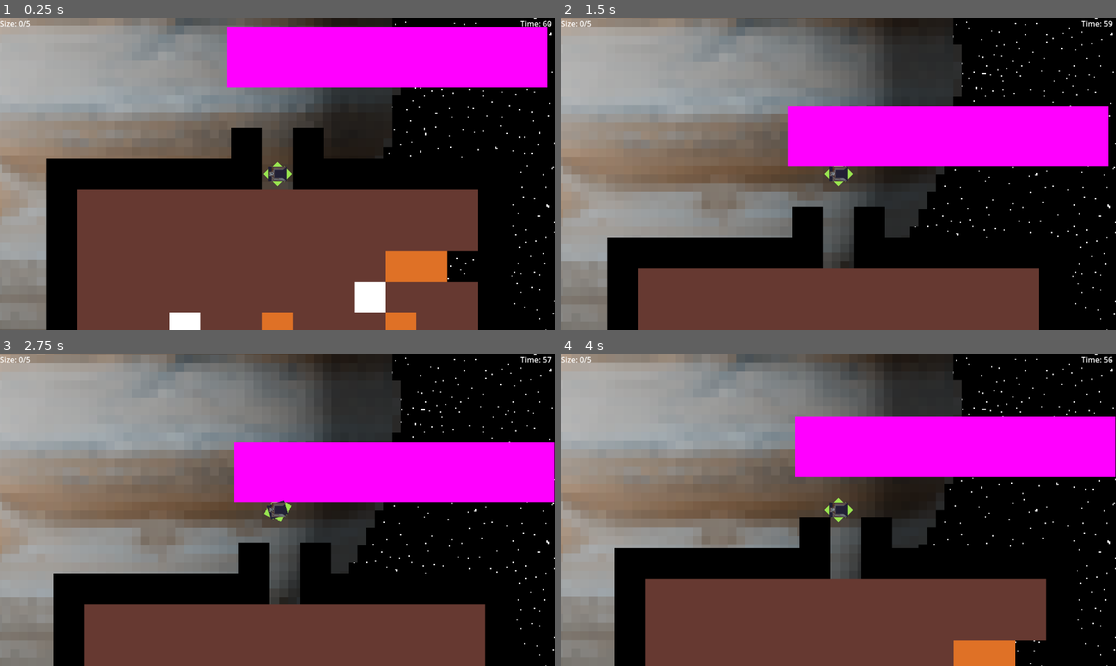
Above: before the commit, frames 1-4 (two rows, left to right).
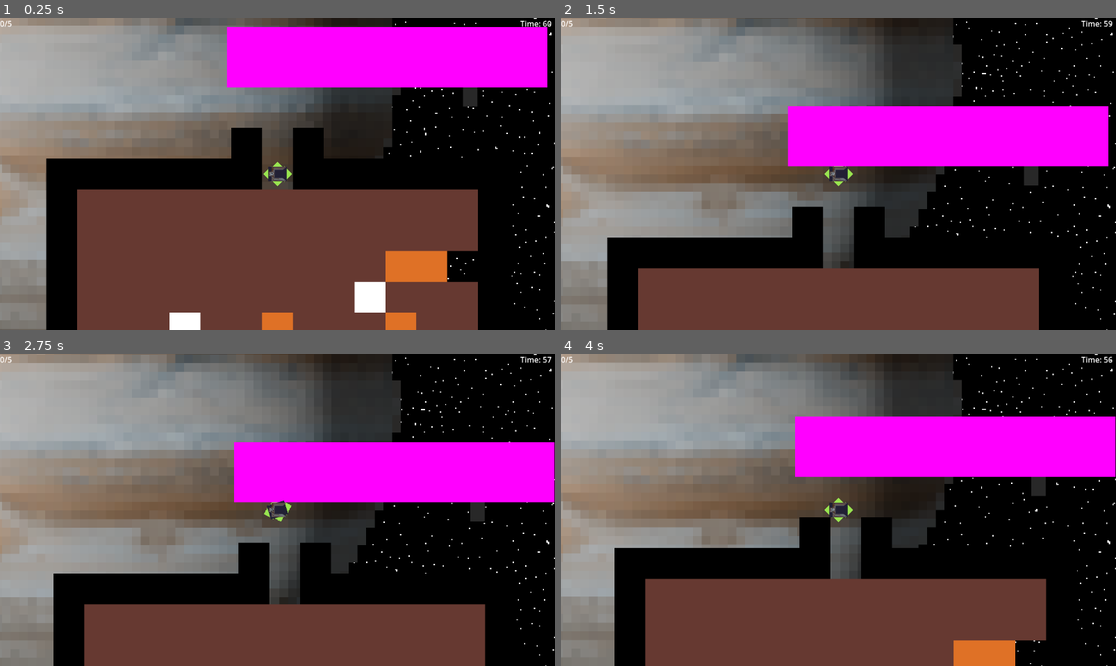
Above: after the commit, the same moments.

Repository: MissionToPsyche-Iridium/iridium_21q_web_game-csu
Game: Godot game, scene res://Scenes/pre.tscn
Same seed, same stepped clock (60 frames per second), same inputs: the game is played once before the commit and once after it.
Inputs:
- Up to frame 1 (0.25 s): no input
- Up to frame 2 (1.5 s): hold W (up) from 0.53 s (still down)
- Up to frame 3 (2.75 s): tap Enter at 2 s; release W (up) at 2.03 s; hold A (left) from 2.03 s (still down)
- Up to frame 4 (4 s): tap Space at 3.5 s; release A (left) at 3.53 s; hold S (down) from 3.53 s (still down)

The runs differ from the first frame. In frame 1, 0.2% of the frame differs, in the area x 0-86%, y 0-29%; in frame 2, 0.2%; in frame 3, 0.2%, in the area x 0-88%, y 0-54%; in frame 4, 0.2%.

Commit message:
Finished up tube logic, added basic item count code. Fixed issues with base scene.

Diff:
--- a/Objects/mothership.tscn
+++ b/Objects/mothership.tscn
@@ -3,7 +3,7 @@
 [ext_resource type="Script" path="res://scripts/mothership.gd" id="1_a2gvp"]
 
 [sub_resource type="RectangleShape2D" id="RectangleShape2D_u4e0p"]
-size = Vector2(7, 35)
+size = Vector2(7, 28.25)
 
 [sub_resource type="PlaceholderTexture2D" id="PlaceholderTexture2D_5vjnu"]
 
@@ -19,7 +19,8 @@
 [node name="Right Blocker" type="StaticBody2D" parent="."]
 
 [node name="CollisionShape2D" type="CollisionShape2D" parent="Right Blocker"]
-position = Vector2(62.5, 23.5)
+position = Vector2(62.5, 19.9)
+scale = Vector2(1, 1)
 shape = SubResource("RectangleShape2D_u4e0p")
 
 [node name="Sprite2D" type="Sprite2D" parent="."]
@@ -30,7 +31,8 @@
 [node name="Left Blocker" type="StaticBody2D" parent="."]
 
 [node name="CollisionShape2D" type="CollisionShape2D" parent="Left Blocker"]
-position = Vector2(3.1, 23.5)
+position = Vector2(3.1, 18.85)
+scale = Vector2(1, 1)
 shape = SubResource("RectangleShape2D_u4e0p")
 
 [node name="Mothership Blocker" type="StaticBody2D" parent="."]
@@ -42,7 +44,16 @@
 [node name="depot" type="Area2D" parent="."]
 
 [node name="CollisionShape2D" type="CollisionShape2D" parent="depot"]
-position = Vector2(44.1, 24.2)
+position = Vector2(49.2, 25.2)
 shape = SubResource("CapsuleShape2D_mod6i")
 
+[node name="Tube" type="Line2D" parent="."]
+z_index = -2
+points = PackedVector2Array(50, 10, 50, 16)
+width = 3.0
+default_color = Color(0.158472, 0.158472, 0.158472, 1)
+
+[node name="Timer" type="Timer" parent="."]
+
 [connection signal="body_entered" from="depot" to="." method="_on_depot_body_entered"]
+[connection signal="body_exited" from="depot" to="." method="_on_depot_body_exited"]
--- a/scripts/DroneMove.gd
+++ b/scripts/DroneMove.gd
@@ -1,6 +1,5 @@
 extends CharacterBody2D
 
-@export var speed: int = 200
 @onready var sprite: Node2D = $Sprites
 @onready var inputdirection = null
 func handle_rot(input: Vector2):
@@ -14,7 +13,7 @@
 func get_input():
 	inputdirection = Input.get_vector("left", "right", "up", "down")
 	handle_rot(inputdirection)
-	velocity = inputdirection * speed
+	velocity = inputdirection * Dronestats.dronespeed
 
 func _physics_process(delta):
 	get_input()
@@ -24,4 +23,4 @@
 		for i in get_slide_collision_count():
 			var col = get_slide_collision(i)
 			if col.get_collider() is RigidBody2D:
-				col.get_collider().apply_force(col.get_normal() * -speed)
+				col.get_collider().apply_force(col.get_normal() * -Dronestats.dronespeed)
--- a/scripts/dronestats.gd
+++ b/scripts/dronestats.gd
@@ -1,7 +1,17 @@
 extends Node
 
-@onready var grabber_cool_down: int = 120 #Frames inbetween grabs, 120 @ 60fps = 2 sec.
-@onready var grabber_speed: float = 0.04 #how fast the grabber moves when grabbing something.
+#Almost every game object pulls from here.
+#Editing these values changes there values.
+
+@onready var grabbercooldown: int = 120 #Frames inbetween grabs, 120 @ 60fps = 2 sec.
+@onready var grabberspeed: float = 0.04 #how fast the grabber moves when grabbing something.
+
+@onready var drillspeed: int = 2 #time (sec) it takes for a drill to fully break a block.
+@onready var drillstr: int = 0 #TODO, not used anywhere right now.
+
+@onready var dronespeed: int = 200 #How fast the drone moves.
+
+@onready var tubespeed: int = 2 #Time (sec) between objects leaving the drone and entering the mothership.
 
 
 
--- a/scripts/gamemaster.gd
+++ b/scripts/gamemaster.gd
@@ -1,16 +1,16 @@
 extends Node
 
 @onready var timer = Timer.new() #Games timer.
-var timetillloss = 60 #How much time in sec the player has till they lose.
-var minesizex = 15 #Mine size, incs by X every loop.
-var minesizey = 15
+var timetillloss: int = 60 #How much time in sec the player has till they lose.
 
+var minesizex: int = 15 #Mine size, incs by X every loop.
+var minesizey: int = 15
 
 func _ready() -> void:
 	add_child(timer)
 	timer.connect("timeout", _on_game_clock_timeout)
 	timer.one_shot = true
-	wind_game_clock()
+	timer.start(timetillloss)
 	pass
 
 func _on_game_clock_timeout(): #when the timer ends, the player loses.
@@ -18,6 +18,3 @@
 
 func get_time(): #Returns the time remaining on the global clock.
 	return timer.time_left
-
-func wind_game_clock(): #Set the timer given the timetillloss var.
-	timer.start(timetillloss) # In sec.
--- a/scripts/grabber.gd
+++ b/scripts/grabber.gd
@@ -20,7 +20,7 @@
 func _ready() -> void:
 	#Set the max range of the raycast to the radius of the detectbox.
 	raycast.target_position.x = detectboxshape.shape.radius
-	t = Dronestats.grabber_speed
+	t = Dronestats.grabberspeed
 	Inventory.connect("on_inventory_drone_full", _on_inventory_drone_full)
 	Inventory.connect("on_inventory_drone_not_full", _on_inventory_drone_not_full)
 
@@ -28,7 +28,6 @@
 	#Skip all of this if our inventory is full
 	if inventoryfull:
 		return
-
 	#Update our pickups
 	if pickupsinradius.size() != 0: #If no pickups we cannot have a closest pickup.
 		if pickupsinradius.size() == 1: #if only 1 pickup that IS the closest pickup
@@ -56,14 +55,14 @@
 	#if we lose our pickup, stop grabbing
 	if closestpickup == null:
 		isgrabbing = false
-		line.points[1] = line.points[1].lerp(Vector2(0,0), t)
+		line.points[1] = line.points[1].lerp(Vector2(0,0), Dronestats.grabberspeed)
 	#if we are not grabbing something AND not retracting, lerp to 0,0
 	if isgrabbing != true and isretracting != true:
-		line.points[1] = line.points[1].lerp(Vector2(0,0), t)
+		line.points[1] = line.points[1].lerp(Vector2(0,0), Dronestats.grabberspeed)
 
 	#if grabbing is active, grab it (as long as we are not retracting and there is a closest pickup.)
 	if isgrabbing == true and closestpickup != null and isretracting == false:
-		line.points[1] = line.points[1].lerp(to_local(closestpickup.global_position), t)
+		line.points[1] = line.points[1].lerp(to_local(closestpickup.global_position), Dronestats.grabberspeed)
 
 	#if we are retracting, pull the line back.
 	if isretracting == true and pickuphook != null:
@@ -74,7 +73,7 @@
 			hum.play()
 		pickuphook.global_position = grabberhitbox.global_position
 		isgrabbing = false
-		line.points[1] = line.points[1].lerp(Vector2(0,0), t)
+		line.points[1] = line.points[1].lerp(Vector2(0,0), Dronestats.grabberspeed)
 
 
 func _on_max_size_body_entered(body: Pickup) -> void:
--- a/scripts/gui/itemcount.gd
+++ b/scripts/gui/itemcount.gd
@@ -2,15 +2,24 @@
 
 #Handles the X/X display on the GUI.
 
-@onready var stringbuilder: String = "Size: {total}/{max}"
+@onready var stringbuilder: String = "{total}/{max}"
 @onready var stringholder: String = ""
 
 func _ready() -> void:
 	#Item count label
 	Inventory.connect("on_inventory_change_drone", _update_inventory_text)
+	Inventory.connect("on_inventory_drone_full", _inventory_full)
+	Inventory.connect("on_inventory_drone_not_full", _inventory_not_full)
 	stringholder = stringbuilder.format(({"total":Inventory.inventorydrone.size(), "max":Inventory.dronemaxsize}))
 	set_text(stringholder)
 
 func _update_inventory_text(): #Item count label.
 	stringholder = stringbuilder.format(({"total":Inventory.inventorydrone.size(), "max":Inventory.dronemaxsize}))
 	set_text(stringholder)
+
+func _inventory_full():
+	set("theme_override_colors/font_color", Color(1, 0, 0)) #On inv being full, set text to red.
+
+func _inventory_not_full():
+	set("theme_override_colors/font_color", Color(1, 1, 1)) #When its no longer full, set to white.
+	pass
--- a/scripts/inventory.gd
+++ b/scripts/inventory.gd
@@ -27,3 +27,13 @@
 		inventorydronefull = true
 		emit_signal("on_inventory_drone_full")
 	pass
+
+func from_drone_to_mothership():
+	#Called when one item is moved from the drone to the mothership.
+	if inventorydrone.size() != 0:
+		var id = inventorydrone[0]
+		inventorydrone.pop_at(0)
+		inventoryship.append(id)
+		emit_signal("on_inventory_change_drone")
+		print("INV SHIP:", inventoryship)
+	pass
--- a/scripts/mothership.gd
+++ b/scripts/mothership.gd
@@ -1,18 +1,33 @@
 extends Node2D
 
-#Needs to
-#Accept player input for if space is pressed and the drone is inside of it to end the day early.
-#Handle adding ores to the mothership.
+var droneinsidedepot: bool = false #True if the drone is inside the depot hitbox.
+var drone: CharacterBody2D = null
+@onready var tube: Line2D = $Tube
+@onready var timer: Timer = $Timer #Timer for keeping track of time between transfers.
+
 func _ready() -> void:
-	pass # Replace with function body.
+	timer.connect("timeout", _on_timer_timeout)
 
-
-# Called every frame. 'delta' is the elapsed time since the previous frame.
-func _process(delta: float) -> void:
+func _physics_process(delta: float) -> void:
+	#Move point 1 of the tube to the drones pos.
+	if droneinsidedepot:
+		tube.points[1] = tube.points[1].lerp(to_local(drone.global_position), 0.2)
+		if timer.is_stopped():
+			timer.start(Dronestats.tubespeed)
+		pass
+	elif !droneinsidedepot:
+		tube.points[1] = tube.points[1].lerp(Vector2(50,16), 0.2)
 	pass
 
-#Upon a Charbody entering the depot.
-func _on_depot_body_entered(body: CharacterBody2D) -> void:
-	print(body)
-
-	pass # Replace with function body.
+func _on_depot_body_entered(body: Node2D) -> void:
+	if body is CharacterBody2D: #Checks like this are better to do then a type cast in the function.
+		#Need to rewrite code that type casts like that.
+		droneinsidedepot = true
+		drone = body #Grab ref of drone.
+func _on_depot_body_exited(body: Node2D) -> void:
+	if body is CharacterBody2D:
+		droneinsidedepot = false
+		drone = null
+		timer.stop()
+func _on_timer_timeout():
+	Inventory.from_drone_to_mothership()
--- a/scripts/pre.gd
+++ b/scripts/pre.gd
@@ -15,6 +15,7 @@
 	#Figure out dif scale function. For now hard set height and width.
 	mine.height = 15
 	mine.width = 15
+	#DO NOT EDIT VARS OF OBJECTS AFTER THEY HAVE BEEN ADDED AS CHILDREN.
 	add_child(mine)
 	#Move drone and mothership to pos.
 	drone.global_position = mine.get_hole_pos()
@@ -25,7 +26,6 @@
 	mothership.global_position.x -= 100
 	add_child(drone)
 	add_child(mothership)
-	pass # Replace with function body.
 
 
 # Called every frame. 'delta' is the elapsed time since the previous frame.
